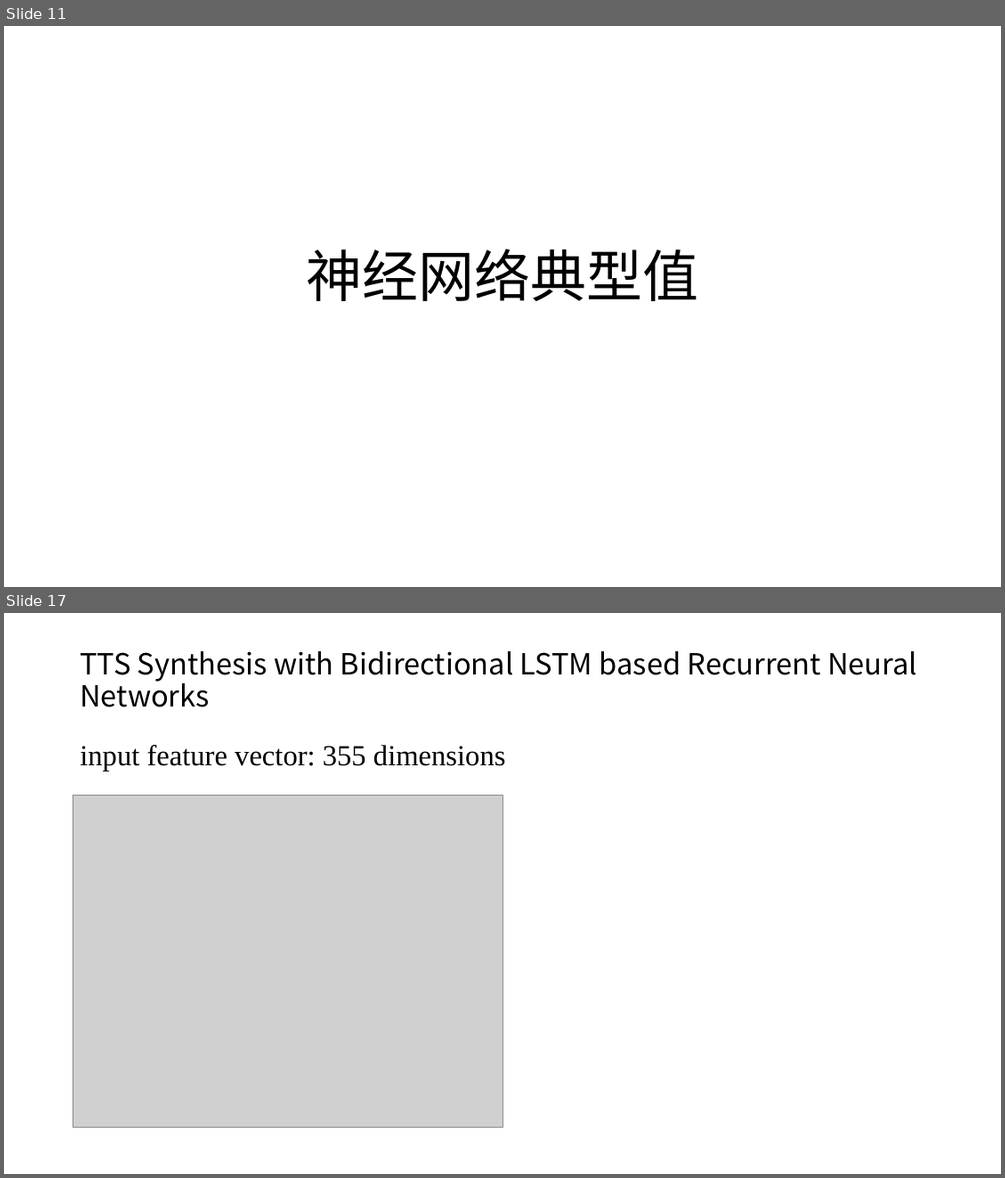
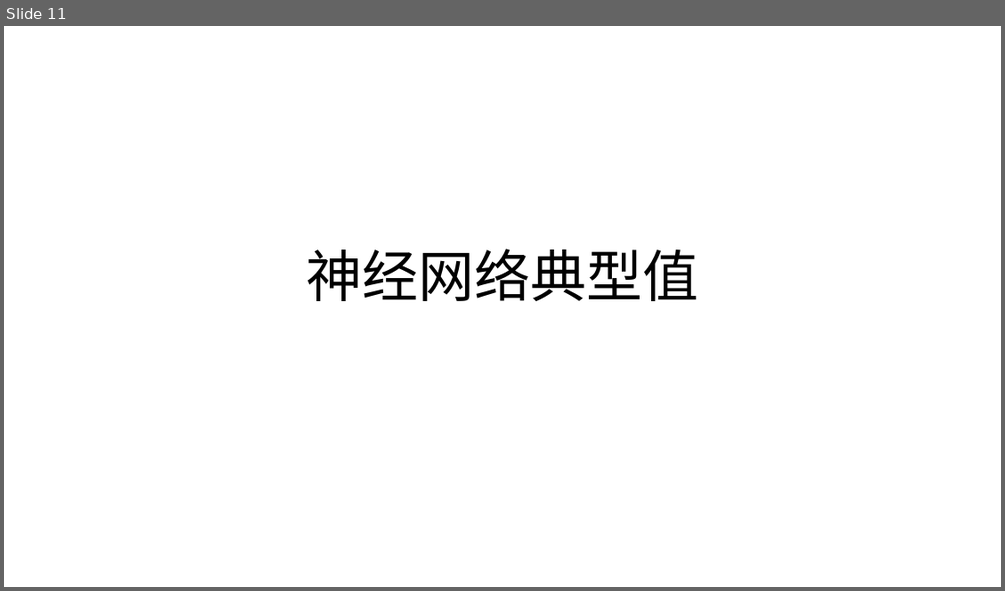
Before and after one commit to lucaschang95/DiscussionWithLin, a slide deck: 20191009 - topic.pptx. Shown one above the other, each under a label of ours: slides 11 and 17 before the commit, slide 11 after it; the slides between them are not shown. The pictures are 1005x1178 and 1005x591 pixels, drawn with LibreOffice and Linux fonts; fonts in the diff are those of the drawing; grey boxes stand for pictures. Boxes give left, top, right and bottom in pixels: in the first picture for what was removed or moved away, otherwise in the second. Text is boxed around its words. In the diff, an @@ line names an element or a change of style, - is before the commit and + after.

```diff
--- a/20191009 - topic.pptx
+++ b/20191009 - topic.pptx
@@ slide 17 removed at [4,613,1001,1174], background #FFFFFF @@
@@ title removed at [80,651,917,707] @@
-TTS Synthesis with Bidirectional LSTM based Recurrent Neural Networks
@@ text removed at [80,745,506,771] @@
-input feature vector: 355 dimensions
@@ picture removed at [73,795,502,1127] @@
```
Also in this commit, not shown: 7 slides changed, 3 slides added, 5 other slides removed.
